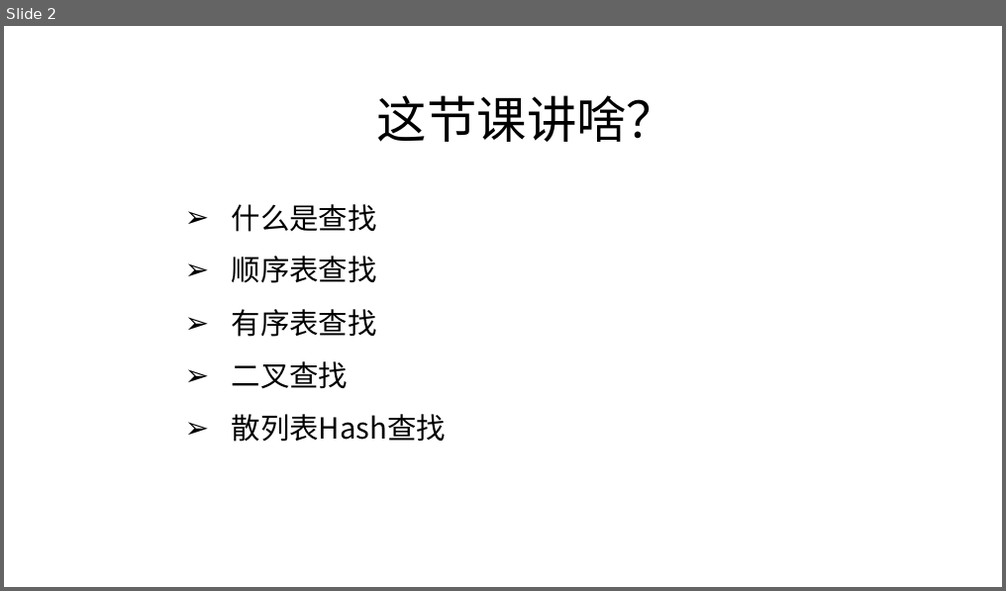
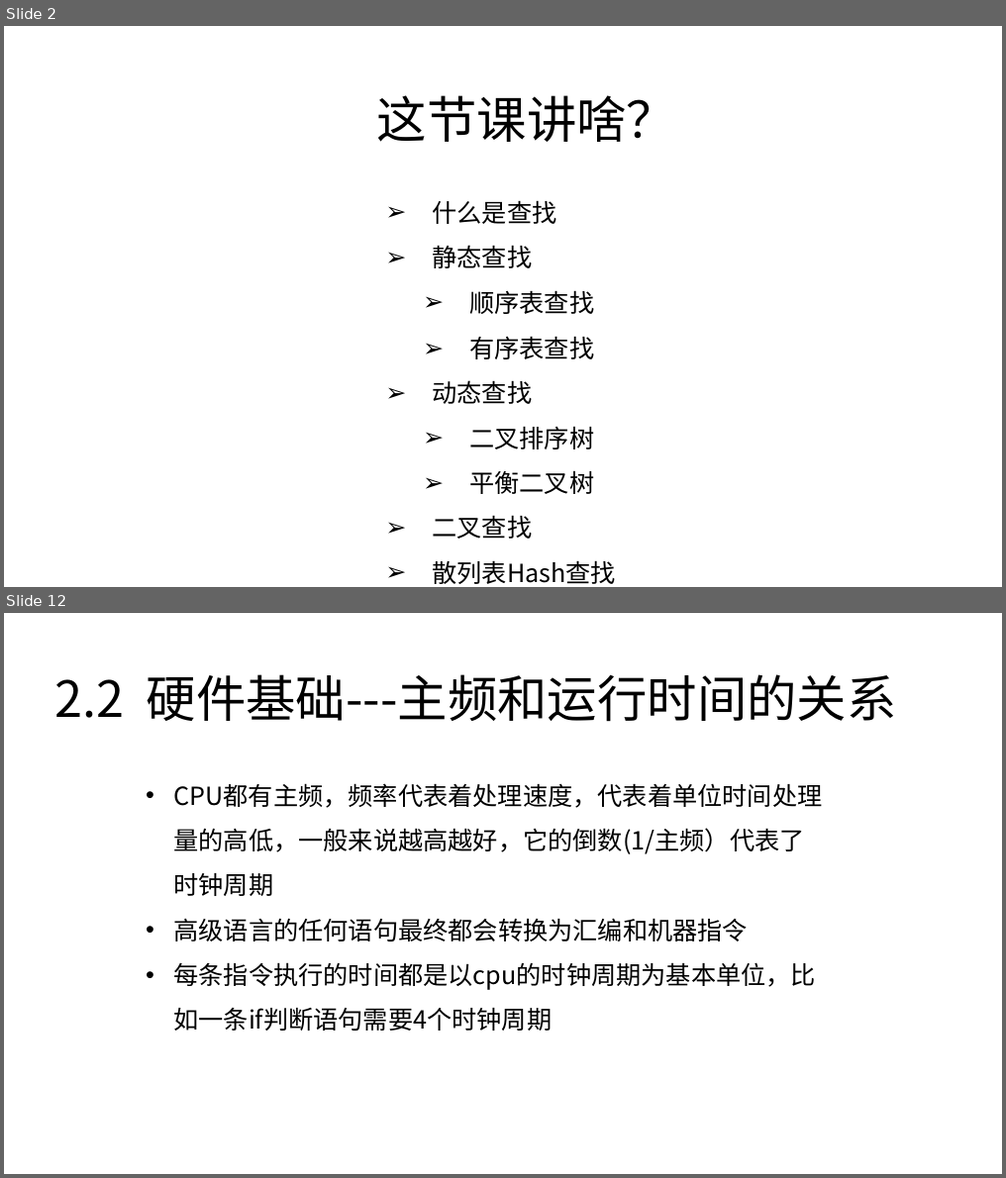
Before and after one commit to zjyesir/hmc_data_structure, a slide deck: ppt/8 查找.pptx. Shown one above the other, each under a label of ours: slide 2 before the commit, slides 2 and 12 after it; the slides between them are not shown. The pictures are 1006x591 and 1006x1178 pixels, drawn with LibreOffice and Linux fonts; fonts in the diff are those of the drawing; background and template pictures are left out. Boxes give left, top, right and bottom in pixels: in the first picture for what was removed or moved away, otherwise in the second. Text is boxed around its words. In the diff, an @@ line names an element or a change of style, - is before the commit and + after.

Commit message:
查找 1/3部分完成

```diff
--- a/ppt/8 查找.pptx
+++ b/ppt/8 查找.pptx
@@ slide 12 added at <box>4,613,1002,1174</box>, background picture (left out) @@
@@ text added at <box>54,674,897,722</box>, 48 pt, text #000000 @@
+2.2 硬件基础---主频和运行时间的关系
@@ text added at <box>173,783,822,1031</box>, 24 pt, text #000000 @@
+• CPU都有主频，频率代表着处理速度，代表着单位时间处理量的高低，一般来说越高越好，它的倒数(1/主频）代表了时钟周期
+• 高级语言的任何语句最终都会转换为汇编和机器指令
+• 每条指令执行的时间都是以cpu的时钟周期为基本单位，比如一条if判断语句需要4个时钟周期
@@ slide 2 changed as well @@
@@ text "什么是查找": place and size @@
-text "什么是查找" at <box>232,204,446,442</box>
+text "什么是查找" at <box>433,200,617,584</box>
@@ text at <box>433,200,617,584</box>: size 28 to 24 pt in "什么是查找", "顺序表查找", "有序表查找", "二叉查找" and 1 more places; list level 1 to 2 in "顺序表查找"; list level 1 to 2 in "有序表查找" @@
@@ text at <box>433,245,533,269</box>: paragraph added @@
+➢ 静态查找
@@ text at <box>433,380,594,494</box>: paragraphs added @@
+➢ 动态查找
+  ➢ 二叉排序树
+  ➢ 平衡二叉树
```
Also in this commit, not shown: 4 other slides changed, 19 other slides added, 2 slides removed, 4 other files.
